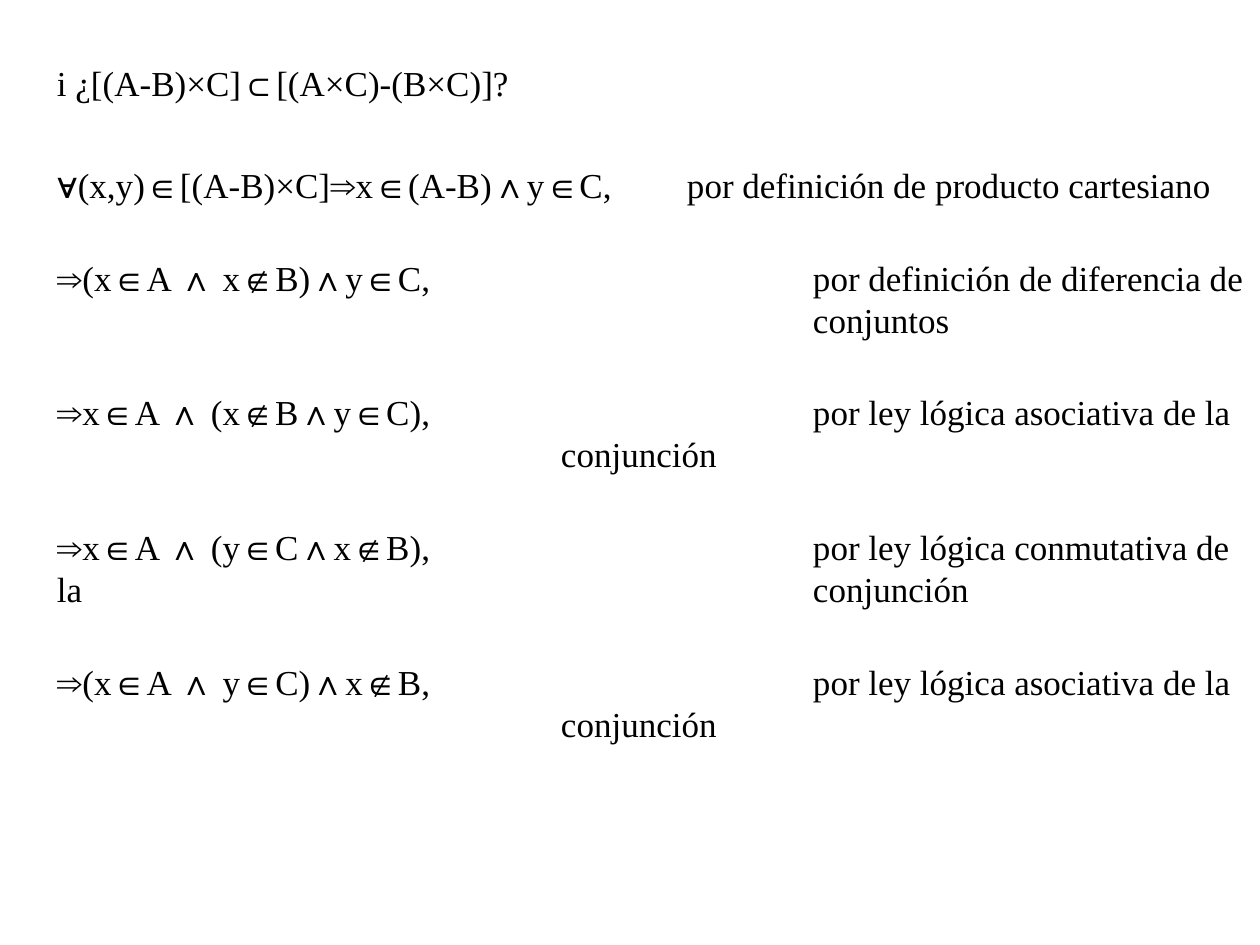
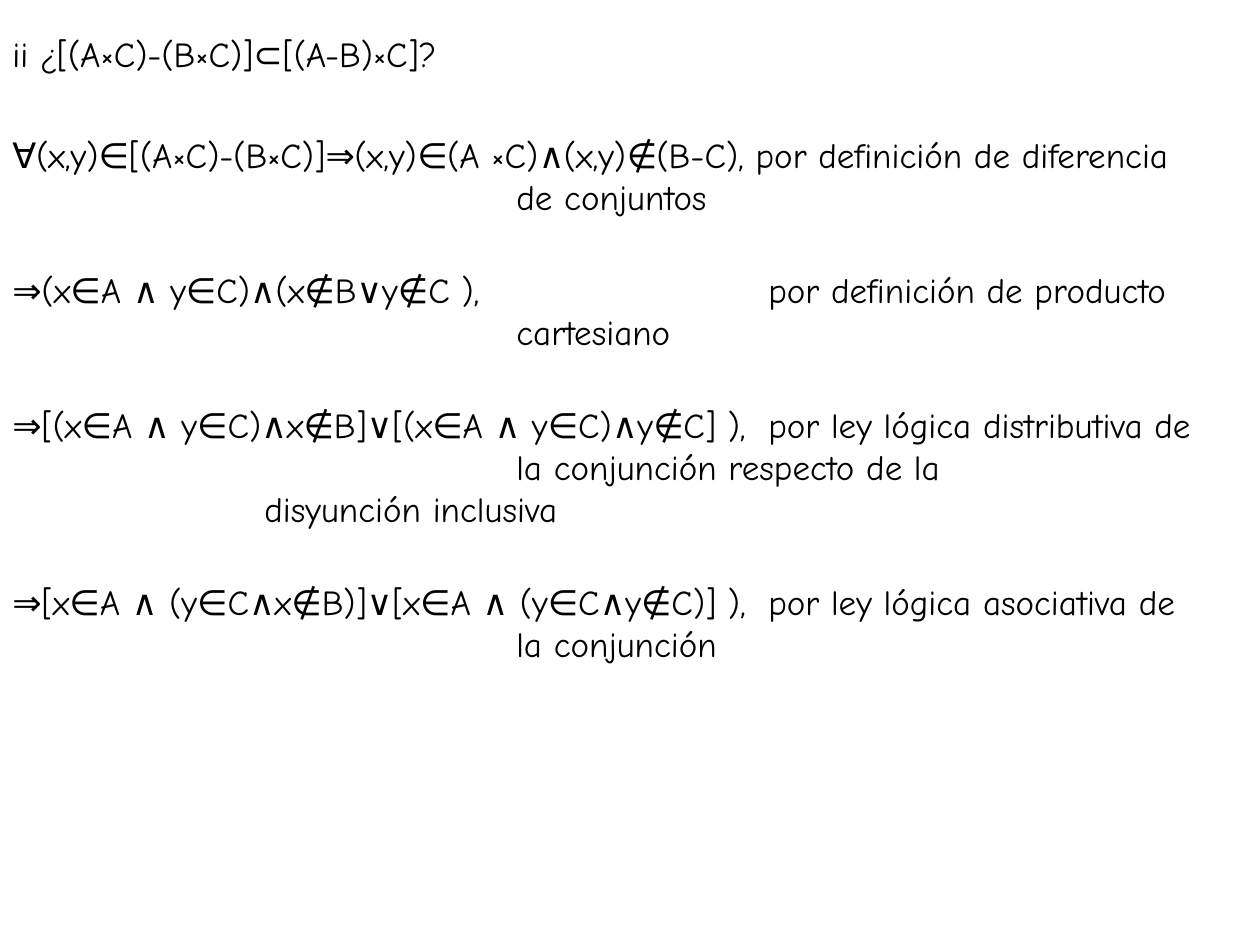
Before and after one commit to jc-gi/tc, a slide deck: slide 55 of slides/Def_Teo_Demostracion.ppt (slide 45 before the commit). Drawn at 1260x945 pixels with LibreOffice and Linux fonts; fonts in the diff are those of the drawing. Boxes give left, top, right and bottom in pixels: in the first picture for what was removed or moved away, otherwise in the second. Text is boxed around its words. In the diff, an @@ line names an element or a change of style, - is before the commit and + after.

```diff
--- a/slides/Def_Teo_Demostracion.ppt
+++ b/slides/Def_Teo_Demostracion.ppt
@@ text at (x1=12, y1=39, x2=1190, y2=664): text changed; font Times New Roman to Comic Neue @@
-i ¿[(A-B)×C]⊂[(A×C)-(B×C)]?
-∀(x,y)∈[(A-B)×C]⇒x∈(A-B)∧y∈C, por definición de producto cartesiano
-⇒(x∈A ∧ x∉B)∧y∈C, por definición de diferencia de conjuntos
-⇒x∈A ∧ (x∉B∧y∈C), por ley lógica asociativa de la conjunción
-⇒x∈A ∧ (y∈C∧x∉B), por ley lógica conmutativa de la conjunción
-⇒(x∈A ∧ y∈C)∧x∉B, por ley lógica asociativa de la conjunción
+ii ¿[(A×C)-(B×C)]⊂[(A-B)×C]?
+∀(x,y)∈[(A×C)-(B×C)]⇒(x,y)∈(A ×C)∧(x,y)∉(B-C), por definición de diferencia de conjuntos
+⇒(x∈A ∧ y∈C)∧(x∉B∨y∉C ), por definición de producto cartesiano
+⇒[(x∈A ∧ y∈C)∧x∉B]∨[(x∈A ∧ y∈C)∧y∉C] ), por ley lógica distributiva de la conjunción respecto de la disyunción inclusiva
+⇒[x∈A ∧ (y∈C∧x∉B)]∨[x∈A ∧ (y∈C∧y∉C)] ), por ley lógica asociativa de la conjunción
```
Also in this commit, not shown: 55 other slides changed, 26 slides added, 1 slide removed, 2 other files.
